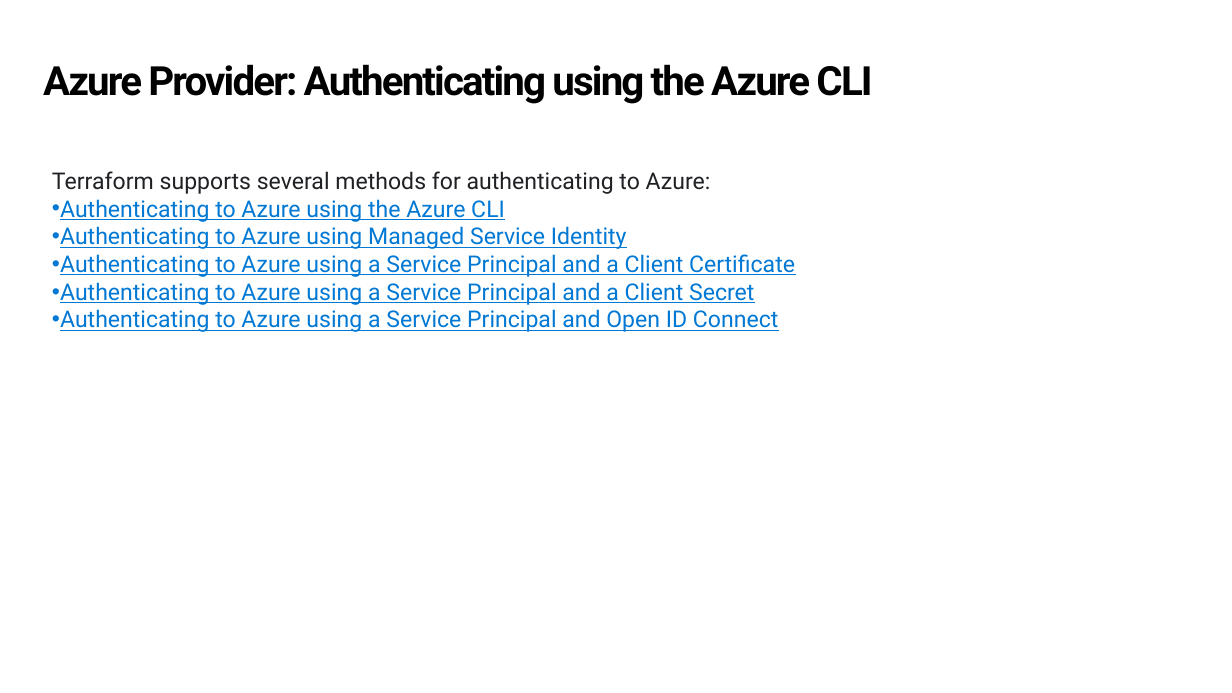
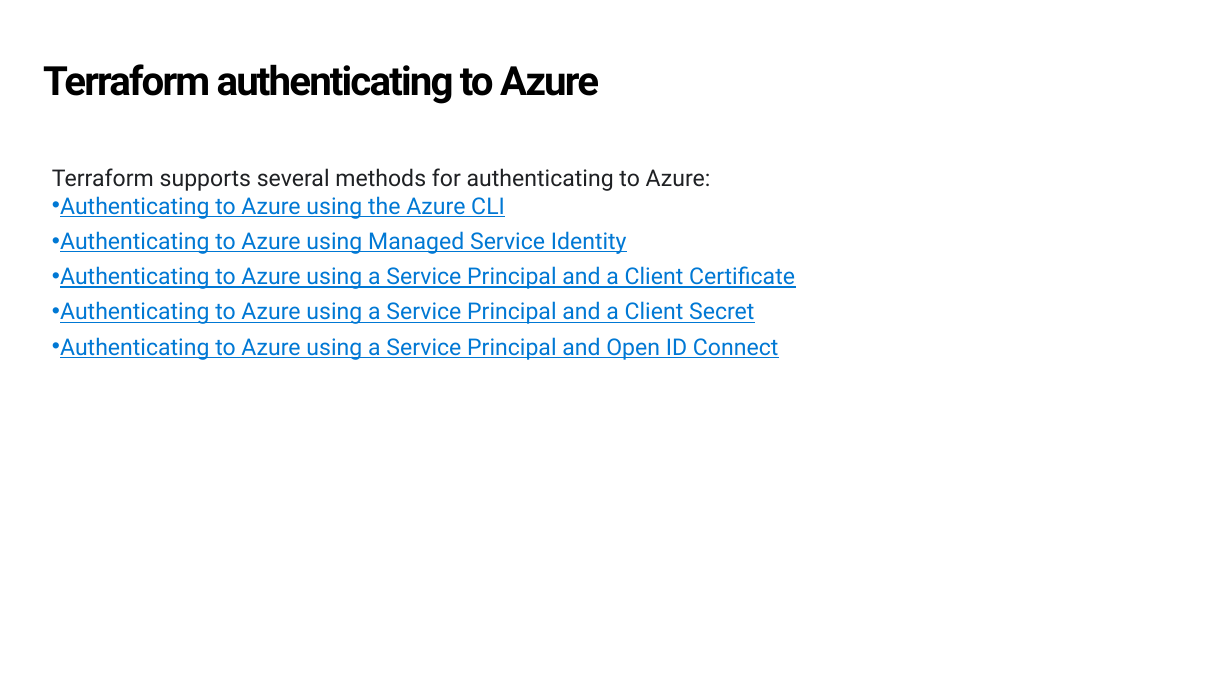
Before and after one commit to mobindaraie/Getting-Started-with-Terraform, a slide deck: slide 13 of Getting Started with Terraform Azure.pptx (slide 11 before the commit). Drawn at 1232x693 pixels with LibreOffice and Linux fonts; fonts in the diff are those of the drawing; background and template pictures are left out. Boxes give left, top, right and bottom in pixels: in the first picture for what was removed or moved away, otherwise in the second. Text is boxed around its words. In the diff, an @@ line names an element or a change of style, - is before the commit and + after.

```diff
--- a/Getting Started with Terraform Azure.pptx
+++ b/Getting Started with Terraform Azure.pptx
@@ title at (x1=43, y1=64, x2=599, y2=104): text changed @@
-Azure Provider: Authenticating using the Azure CLI
+Terraform authenticating to Azure
@@ text at (x1=60, y1=196, x2=795, y2=360): more space between paragraphs @@
```
Also in this commit, not shown: 3 other slides changed, 2 slides added, 1 other file.
